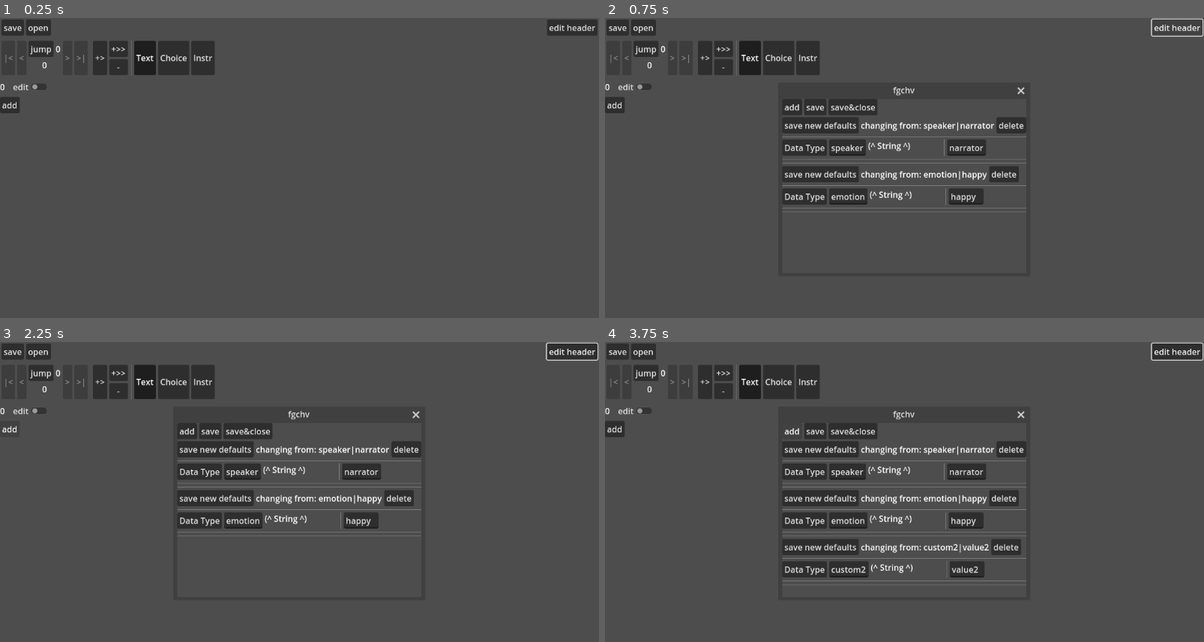
Above: before the commit, frames 1-4 (two rows, left to right).
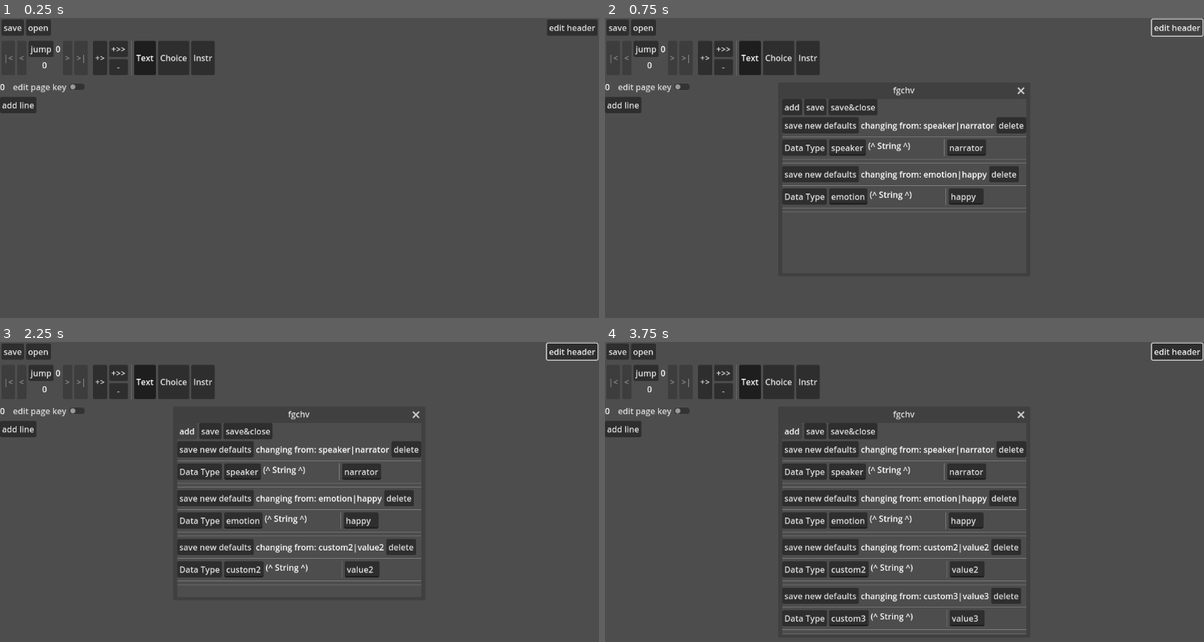
Above: after the commit, the same moments.

Repository: SnekOfSpice/dialog-editor
Game: Godot game, scene res://src/editor.tscn
Two runs of this game, one before a commit and one after it. Both use one fixed random seed, a clock stepped at 60 frames per second and the inputs below.
Inputs:
- Up to frame 1 (0.25 s): no input
- Up to frame 2 (0.75 s): click "edit header" at 0.5 s
- Up to frame 3 (2.25 s): click "edit" (after the commit: "edit page key") at 1.25 s; click "add" at 2 s
- Up to frame 4 (3.75 s): click "add" (after the commit: "add line") at 2.75 s; click "add" at 3.5 s

The runs differ from the first frame. In frame 1, 0.2% of the frame differs, in the area x 3-15%, y 22-32%; in frame 2, 0.2%; in frame 3, 2.6%, in the area x 3-71%, y 22-80%; in frame 4, 2.5%.

Commit message:
scroll kinda works

Diff:
--- a/src/editor.tscn
+++ b/src/editor.tscn
@@ -34,6 +34,7 @@
 anchors_preset = 15
 anchor_right = 1.0
 anchor_bottom = 1.0
+offset_bottom = 139.0
 grow_horizontal = 2
 grow_vertical = 2
 
--- a/src/line.gd
+++ b/src/line.gd
@@ -1,5 +1,5 @@
 extends Control
-
+class_name Line
 
 
 
@@ -52,3 +52,9 @@
 
 func _on_head_visibility_toggle_toggled(button_pressed: bool) -> void:
 	set_head_editable(button_pressed)
+
+
+func _on_delete_pressed() -> void:
+	# I'm not 100% on this
+	# but I think since page serialization steps over every child, when this doesn't exist anymore, it'll just won't be part of that serialization anymore
+	queue_free()
--- a/src/line.tscn
+++ b/src/line.tscn
@@ -4,8 +4,11 @@
 [ext_resource type="PackedScene" uid="uid://c23v82ojiuvbs" path="res://src/header.tscn" id="2_qs17t"]
 
 [node name="Line" type="VBoxContainer"]
-offset_right = 216.0
-offset_bottom = 43.0
+anchors_preset = 15
+anchor_right = 1.0
+anchor_bottom = 1.0
+grow_horizontal = 2
+grow_vertical = 2
 script = ExtResource("1_6i1bg")
 
 [node name="Controls" type="HBoxContainer" parent="."]
@@ -38,4 +41,5 @@
 wrap_mode = 1
 autowrap_mode = 2
 
+[connection signal="pressed" from="Controls/Delete" to="." method="_on_delete_pressed"]
 [connection signal="toggled" from="Content/HBoxContainer/HeadVisibilityToggle" to="." method="_on_head_visibility_toggle_toggled"]
--- a/src/page.gd
+++ b/src/page.gd
@@ -21,6 +21,8 @@
 
 func clear():
 	for c in get_children():
+		if not c is Line:
+			continue
 		c.queue_free()
 
 func save():
@@ -34,6 +36,8 @@
 
 	var lines_data := []
 	for c in lines.get_children():
+		if not c is Line:
+			continue
 		lines_data.append(c.serialize())
 	data["lines"] = lines_data
 
@@ -43,6 +47,8 @@
 	# instantiate lines
 	prints("lines: ", lines_data)
 	for l in lines.get_children():
+		if not l is Line:
+			continue
 		l.queue_free()
 
 	for data in lines_data:
--- a/src/page.tscn
+++ b/src/page.tscn
@@ -8,6 +8,8 @@
 anchor_bottom = 1.0
 grow_horizontal = 2
 grow_vertical = 2
+size_flags_horizontal = 3
+size_flags_vertical = 2
 script = ExtResource("1_2lug2")
 
 [node name="Info" type="HBoxContainer" parent="."]
@@ -34,7 +36,7 @@
 [node name="PageKeyEditButton" type="CheckButton" parent="Info"]
 layout_mode = 2
 focus_mode = 0
-text = "edit"
+text = "edit page key"
 
 [node name="Controls" type="HBoxContainer" parent="."]
 layout_mode = 2
@@ -42,10 +44,20 @@
 
 [node name="Add" type="Button" parent="Controls"]
 layout_mode = 2
-text = "add"
+focus_mode = 0
+text = "add line"
 
-[node name="Lines" type="VBoxContainer" parent="."]
+[node name="ScrollContainer" type="ScrollContainer" parent="."]
+clip_contents = false
 layout_mode = 2
+size_flags_vertical = 3
+follow_focus = true
+
+[node name="Lines" type="VBoxContainer" parent="ScrollContainer"]
+clip_contents = true
+layout_mode = 2
+size_flags_horizontal = 3
+size_flags_vertical = 3
 
 [connection signal="text_changed" from="Info/PageKeyLineEdit" to="." method="_on_page_key_line_edit_text_changed"]
 [connection signal="toggled" from="Info/PageKeyEditButton" to="." method="_on_page_key_edit_button_toggled"]
